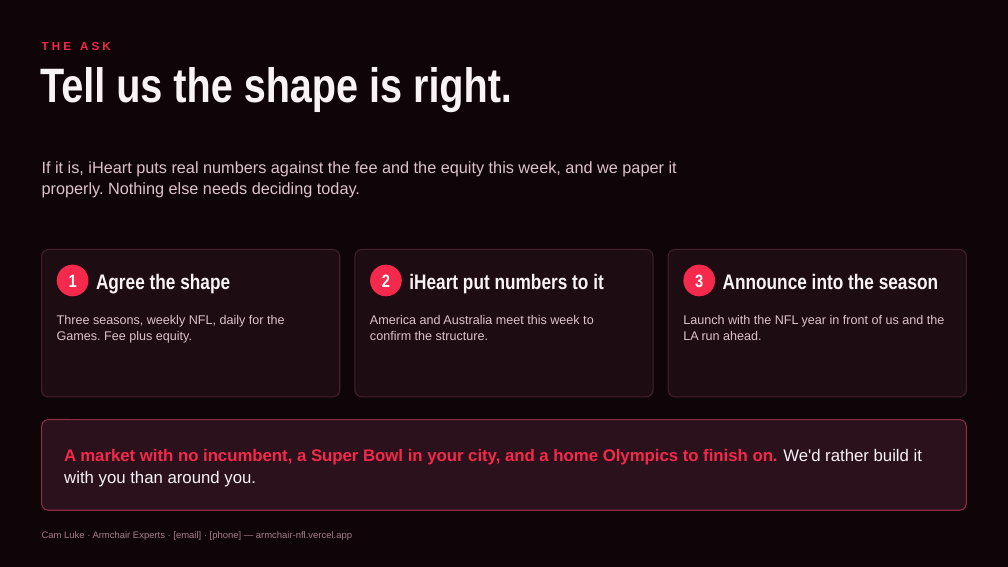
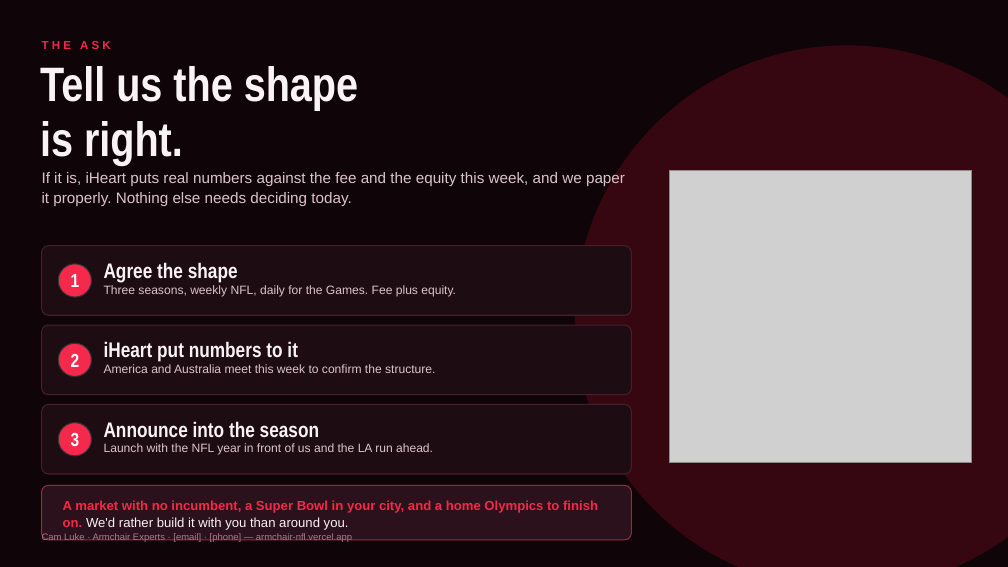
Before and after one commit to jvanders33/Armchair-NFL, a slide deck: slide 8 of pitch/Running-it-Back-Gurley.pptx (slide 7 before the commit). Drawn at 1008x567 pixels with LibreOffice and Linux fonts; fonts in the diff are those of the drawing; grey boxes stand for pictures. Boxes give left, top, right and bottom in pixels: in the first picture for what was removed or moved away, otherwise in the second. Text is boxed around its words. In the diff, an @@ line names an element or a change of style, - is before the commit and + after.

```diff
--- a/pitch/Running-it-Back-Gurley.pptx
+++ b/pitch/Running-it-Back-Gurley.pptx
@@ ellipse added at bbox=[575, 45, 1008, 567], fill #8C0F27 at 32% opacity @@
@@ text at bbox=[40, 66, 358, 166]: text changed @@
-Tell us the shape is right.
+Tell us the shape
+is right.
@@ text "If it is, iHeart puts ...": place and size @@
-text "If it is, iHeart puts ..." at bbox=[42, 161, 677, 198]
+text "If it is, iHeart puts ..." at bbox=[42, 172, 625, 206]
@@ text "If it is, iHeart puts ..." at bbox=[42, 172, 625, 206]: size 15.5 to 14.5 pt @@
@@ picture added at bbox=[669, 170, 972, 463] @@
@@ rounded rectangle added at bbox=[42, 246, 631, 315], fill #1E0C13, outline #43202C 1 pt @@
@@ ellipse at bbox=[58, 264, 91, 297]: outline none to #333333 1 pt @@
@@ text "Agree the shape": place and size @@
-text "Agree the shape" at bbox=[96, 273, 230, 294]
+text "Agree the shape" at bbox=[104, 262, 238, 283]
@@ rounded rectangle removed at bbox=[355, 250, 653, 397] @@
@@ ellipse removed at bbox=[370, 265, 402, 296] @@
@@ rounded rectangle removed at bbox=[668, 250, 966, 397] @@
@@ ellipse removed at bbox=[684, 265, 715, 296] @@
@@ text "Three seasons, weekly NFL, daily ...": place and size @@
-text "Three seasons, weekly NFL, daily ..." at bbox=[57, 315, 284, 343]
+text "Three seasons, weekly NFL, daily ..." at bbox=[104, 285, 456, 296]
@@ rounded rectangle: place and size @@
-rounded rectangle at bbox=[42, 250, 340, 397]
+rounded rectangle at bbox=[42, 325, 631, 395]
@@ rounded rectangle at bbox=[42, 325, 631, 395]: proportions changed @@
@@ text "2": place and size @@
-text "2" at bbox=[382, 274, 390, 287]
+text "2" at bbox=[71, 354, 80, 367]
@@ ellipse added at bbox=[58, 343, 91, 377], fill #F5294B, outline #333333 1 pt @@
@@ text "iHeart put numbers to it": place and size @@
-text "iHeart put numbers to it" at bbox=[409, 273, 604, 294]
+text "iHeart put numbers to it" at bbox=[104, 341, 298, 362]
@@ text "America and Australia meet this ...": place and size @@
-text "America and Australia meet this ..." at bbox=[370, 315, 594, 340]
+text "America and Australia meet this ..." at bbox=[104, 364, 435, 373]
@@ rounded rectangle added at bbox=[42, 405, 631, 474], fill #1E0C13, outline #43202C 1 pt @@
@@ text "Announce into the season": place and size @@
-text "Announce into the season" at bbox=[723, 273, 938, 289]
+text "Announce into the season" at bbox=[104, 421, 319, 438]
@@ size 17 to 18 pt in 3 elements at bbox=[71, 274, 80, 287], bbox=[71, 354, 80, 367], bbox=[71, 433, 80, 446] @@
@@ text "3": place and size @@
-text "3" at bbox=[695, 274, 703, 287]
+text "3" at bbox=[71, 433, 80, 446]
@@ ellipse added at bbox=[58, 423, 91, 456], fill #F5294B, outline #333333 1 pt @@
@@ size 12 to 11.5 pt; line spacing 1.05 to 1 in 3 elements at bbox=[104, 364, 435, 373], bbox=[104, 285, 456, 296], bbox=[104, 443, 433, 455] @@
@@ text "Launch with the NFL year ...": place and size @@
-text "Launch with the NFL year ..." at bbox=[683, 315, 944, 340]
+text "Launch with the NFL year ..." at bbox=[104, 443, 433, 455]
@@ rounded rectangle at bbox=[42, 485, 631, 540]: proportions changed @@
@@ rounded rectangle: place and size @@
-rounded rectangle at bbox=[42, 420, 966, 510]
+rounded rectangle at bbox=[42, 485, 631, 540]
@@ text "A market with no incumbent, ...": place and size @@
-text "A market with no incumbent, ..." at bbox=[64, 449, 922, 487]
+text "A market with no incumbent, ..." at bbox=[63, 500, 598, 530]
@@ text "A market with no incumbent, ..." at bbox=[63, 500, 598, 530]: size 16 to 12.5 pt; line spacing 1.08 to 1.06 @@
```
Also in this commit, not shown: 6 other slides changed, 1 slide added, 9 other files.
